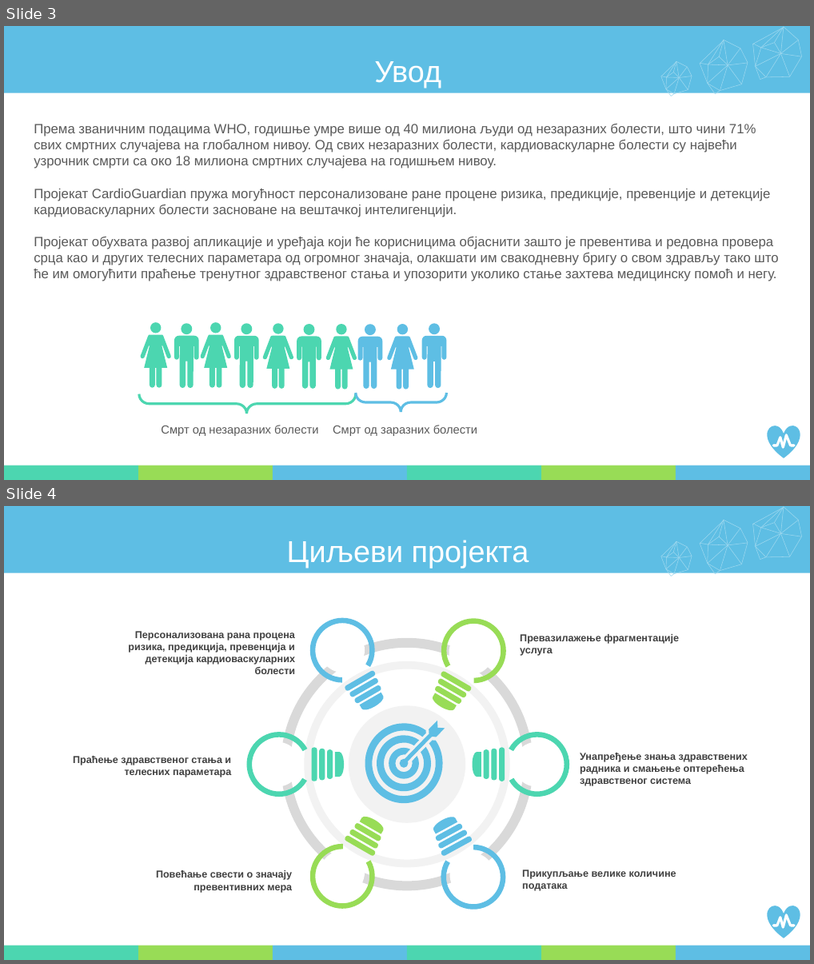
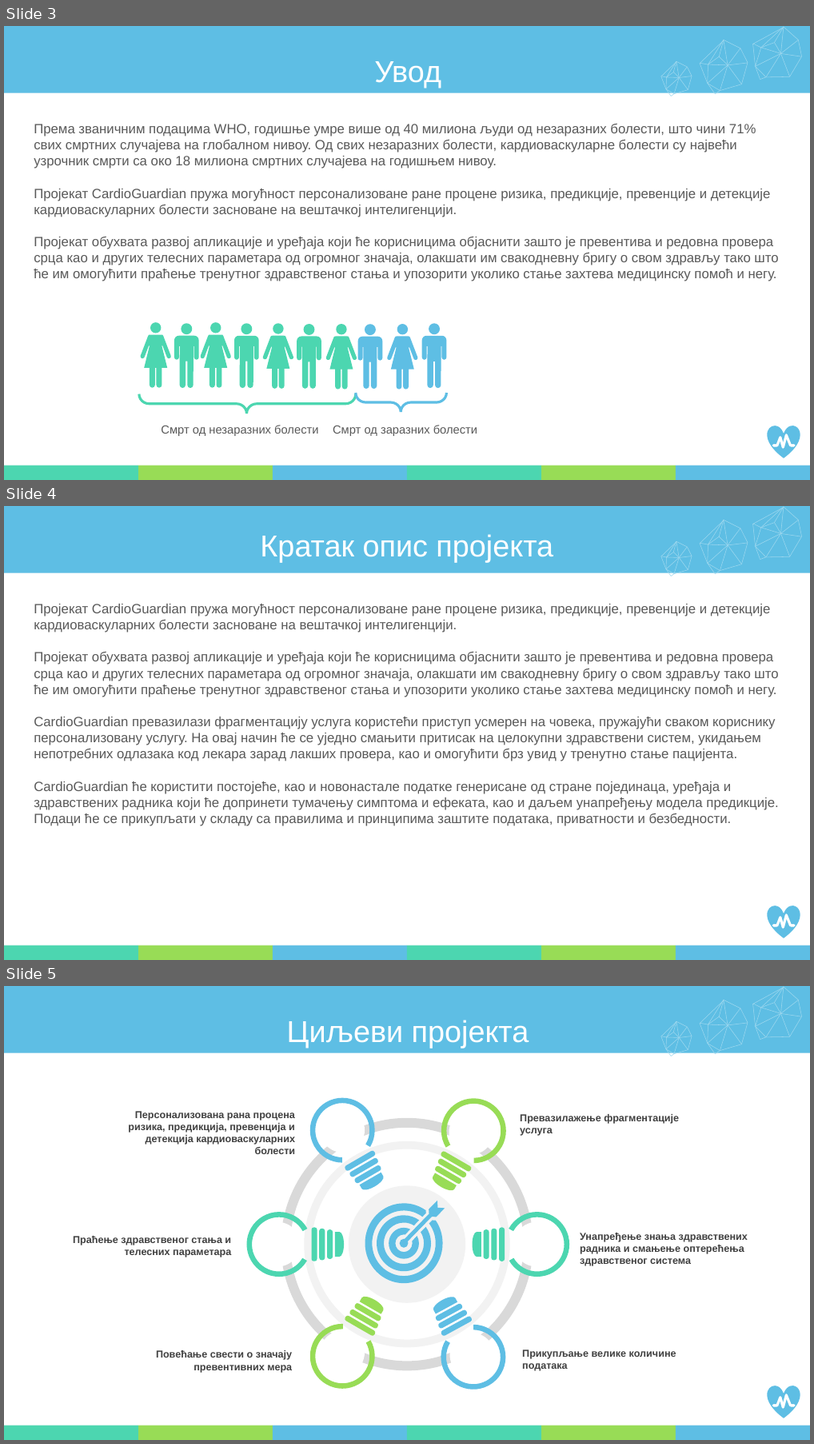
Before and after one commit to PetrovicT/CardioGuardian, a slide deck: Faza III/prezentacija.pptx. Shown one above the other, each under a label of ours: slides 3 and 4 before the commit, slides 3, 4 and 5 after it. The pictures are 814x964 and 814x1444 pixels, drawn with LibreOffice and Linux fonts; fonts in the diff are those of the drawing. Boxes give left, top, right and bottom in pixels: in the first picture for what was removed or moved away, otherwise in the second. Text is boxed around its words. In the diff, an @@ line names an element or a change of style, - is before the commit and + after.

```diff
--- a/Faza III/prezentacija.pptx
+++ b/Faza III/prezentacija.pptx
@@ slide 4 added at (4,506,810,960), background #FFFFFF; not listed: 74 template elements that a slide beside it also shows @@
@@ text added at (260,534,554,563), 36 pt, text #FFFFFF @@
+Кратак опис пројекта
@@ text added at (34,604,778,826), 16 pt, text #595959 @@
+Пројекат CardioGuardian пружа могућност персонализоване ране процене ризика, предикције, превенције и детекције кардиоваскуларних болести засноване на вештачкој интелигенцији.
+Пројекат обухвата развој апликације и уређаја који ће корисницима објаснити зашто је превентива и редовна провера срца као и других телесних параметара од огромног значаја, олакшати им свакодневну бригу о свом здрављу тако што ће им омогућити праћење тренутног здравственог стања и упозорити уколико стање захтева медицинску помоћ и негу.
+CardioGuardian превазилази фрагментацију услуга користећи приступ усмерен на човека, пружајући сваком кориснику персонализовану услугу. На овај начин ће се уједно смањити притисак на целокупни здравствени систем, укидањем непотребних одлазака код лекара зарад лакших провера, као и омогућити брз увид у тренутно стање пацијента.
+CardioGuardian ће користити постојеће, као и новонастале податке генерисане од стране појединаца, уређаја и здравствених радника који ће допринети тумачењу симптома и ефеката, као и даљем унапређењу модела предикције. Подаци ће се прикупљати у складу са правилима и принципима заштите података, приватности и безбедности.
@@ what was slide 4 is now slide 5 @@
```
Also in this commit, not shown: 4 slides changed, 4 other slides added, 3 slides removed, 3 other files.
